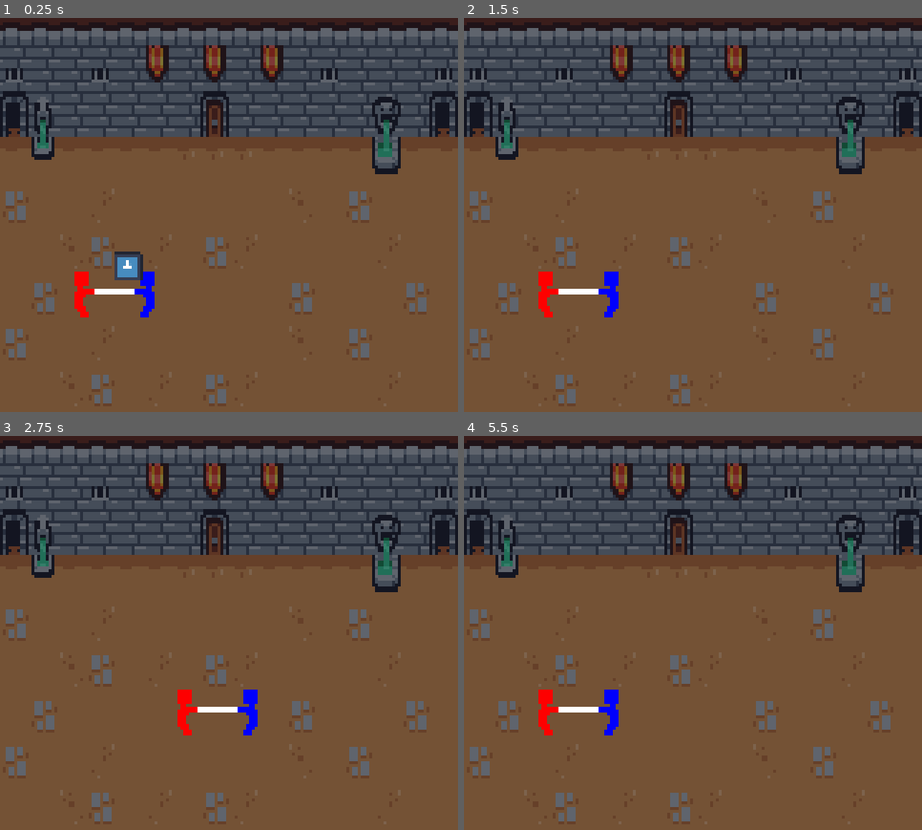
Above: before the commit, frames 1-4 (two rows, left to right).
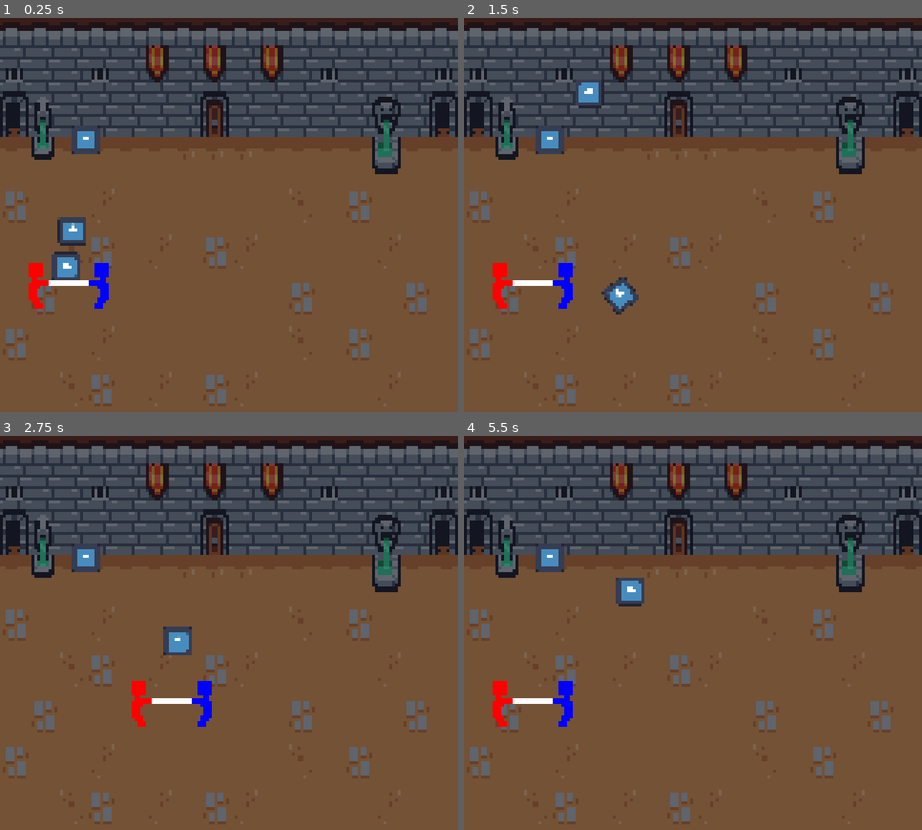
Above: after the commit, the same moments.

Repository: KevChav/Fire-panic
Game: Godot game, scene res://scene/castle.tscn
Two runs of this game, one before a commit and one after it. Both use one fixed random seed, a clock stepped at 60 frames per second and the inputs below. The engine's default icon, where the game draws it, is replaced by a stand-in: a white triangle on a blue panel in a dark square.
Inputs:
- Up to frame 1 (0.25 s): no input
- Up to frame 2 (1.5 s): hold D (right) 0.53-1.28 s; hold A (left) from 1.28 s (still down)
- Up to frame 3 (2.75 s): release A (left) at 2.03 s; hold D (right) from 2.03 s (still down)
- Up to frame 4 (5.5 s): release D (right) at 3.53 s; hold A (left) from 3.53 s (still down)

The runs differ from the first frame. In frame 1, 3.0% of the frame differs, in the area x 6-34%, y 28-76%; in frame 2, 2.3%; in frame 3, 2.2%; in frame 4, 2.2%.

Commit message:
Testing Curves
Testing a different way to simulate the object bouncing

Diff:
--- /dev/null
+++ b/scene/bez1.gd
@@ -0,0 +1,19 @@
+extends Node2D
+@onready var p0 = $jump1.position
+@onready var p1 = $peak1.position
+@onready var p2 = $jump2.position
+@onready var sprite = $Sprite.position
+
+var time = 0
+
+func bezier(t):
+	var q0 = p0.lerp(p1,t)
+	var q1 = p1.lerp(p2,t)
+	var r = q0.lerp(q1,t)
+	return r
+
+func _physics_process(delta):
+	sprite.position = bezier(time)
+	time += delta
+	if time >= 1:
+		time = 0
--- /dev/null
+++ b/scene/castle.gd
@@ -0,0 +1,21 @@
+extends Node2D
+
+@onready var p0 = $p0.position
+@onready var p1 = $p1.position
+@onready var p2 = $p2.position
+@onready var object = $TEST
+
+var time = 0
+var duration = 3
+
+func bezier(t):
+	var q0 = p0.lerp(p1,min(t, 1))
+	var q1 = p1.lerp(p2,min(t, 1))
+	var r = q0.lerp(q1,min(t, 1))
+	return r
+
+func _physics_process(delta):
+	object.position = bezier(time)
+	time += delta/duration
+	if time >= 1:
+		time = 0
--- a/scene/castle.tscn
+++ b/scene/castle.tscn
@@ -1,13 +1,20 @@
-[gd_scene load_steps=5 format=3 uid="uid://2hijqjxba1d1"]
+[gd_scene load_steps=9 format=3 uid="uid://2hijqjxba1d1"]
 
+[ext_resource type="Script" path="res://scene/castle.gd" id="1_01fwj"]
 [ext_resource type="Texture2D" uid="uid://pcglpu3pes2d" path="res://art/background.png" id="1_65sbk"]
 [ext_resource type="PackedScene" uid="uid://bb55xipc1pcxt" path="res://scene/player.tscn" id="2_d6lxc"]
 [ext_resource type="PackedScene" uid="uid://v04v273pljfd" path="res://scene/object.tscn" id="3_p6aid"]
+[ext_resource type="Texture2D" uid="uid://c08sms60fdhf7" path="res://art/icon.svg" id="5_c8jvd"]
+[ext_resource type="PackedScene" uid="uid://d0tetmjc2y74s" path="res://scene/testobj.tscn" id="6_lgpmr"]
+
+[sub_resource type="PhysicsMaterial" id="PhysicsMaterial_07pv5"]
+bounce = 1.0
 
 [sub_resource type="RectangleShape2D" id="RectangleShape2D_noiov"]
 size = Vector2(160, 22)
 
 [node name="castle" type="Node2D"]
+script = ExtResource("1_01fwj")
 metadata/_edit_lock_ = true
 
 [node name="BG" type="Sprite2D" parent="."]
@@ -18,13 +25,40 @@
 metadata/_edit_lock_ = true
 
 [node name="Player" parent="." instance=ExtResource("2_d6lxc")]
-position = Vector2(6, 95)
+position = Vector2(22, 100)
 
-[node name="RigidBody2D" parent="." instance=ExtResource("3_p6aid")]
+[node name="Ball" parent="." instance=ExtResource("3_p6aid")]
 position = Vector2(21, 65)
+physics_material_override = SubResource("PhysicsMaterial_07pv5")
 
 [node name="Ground" type="StaticBody2D" parent="."]
 
 [node name="CollisionShape2D" type="CollisionShape2D" parent="Ground"]
 position = Vector2(80, 133)
 shape = SubResource("RectangleShape2D_noiov")
+
+[node name="peak2" type="Node2D" parent="."]
+position = Vector2(88, 0)
+
+[node name="jump3" type="Node2D" parent="."]
+position = Vector2(110, 100)
+
+[node name="peak3" type="Node2D" parent="."]
+position = Vector2(140, 61)
+
+[node name="Sprite" type="Sprite2D" parent="."]
+position = Vector2(30, 49)
+scale = Vector2(0.078125, 0.078125)
+texture = ExtResource("5_c8jvd")
+
+[node name="p0" type="Node2D" parent="."]
+position = Vector2(22, 100)
+
+[node name="p1" type="Node2D" parent="."]
+position = Vector2(44, -35)
+
+[node name="p2" type="Node2D" parent="."]
+position = Vector2(66, 100)
+
+[node name="TEST" parent="." instance=ExtResource("6_lgpmr")]
+position = Vector2(21, 75)
--- a/scene/player.tscn
+++ b/scene/player.tscn
@@ -90,10 +90,9 @@
 script = ExtResource("1_rnf3d")
 
 [node name="AnimatedSprite2D" type="AnimatedSprite2D" parent="."]
-position = Vector2(16, 8)
 sprite_frames = SubResource("SpriteFrames_ts643")
 animation = &"idle"
 
 [node name="CollisionShape2D" type="CollisionShape2D" parent="."]
-position = Vector2(16, 7)
+position = Vector2(0, -1)
 shape = SubResource("RectangleShape2D_6841h")
--- /dev/null
+++ b/scene/testobj.tscn
@@ -0,0 +1,15 @@
+[gd_scene load_steps=3 format=3 uid="uid://d0tetmjc2y74s"]
+
+[ext_resource type="Texture2D" uid="uid://c08sms60fdhf7" path="res://art/icon.svg" id="1_xaf7j"]
+
+[sub_resource type="RectangleShape2D" id="RectangleShape2D_1bnmj"]
+size = Vector2(10, 10)
+
+[node name="RigidBody2D" type="RigidBody2D"]
+
+[node name="Sprite2D" type="Sprite2D" parent="."]
+scale = Vector2(0.078125, 0.078125)
+texture = ExtResource("1_xaf7j")
+
+[node name="CollisionShape2D" type="CollisionShape2D" parent="."]
+shape = SubResource("RectangleShape2D_1bnmj")
--- a/script/object.gd
+++ b/script/object.gd
@@ -3,8 +3,8 @@
 
 # Called when the node enters the scene tree for the first time.
 func _ready():
-	position.x = 40
-	linear_velocity.x = 20
+	position.x = 22
+	linear_velocity.x = 5
 	pass # Replace with function body.
 
 
